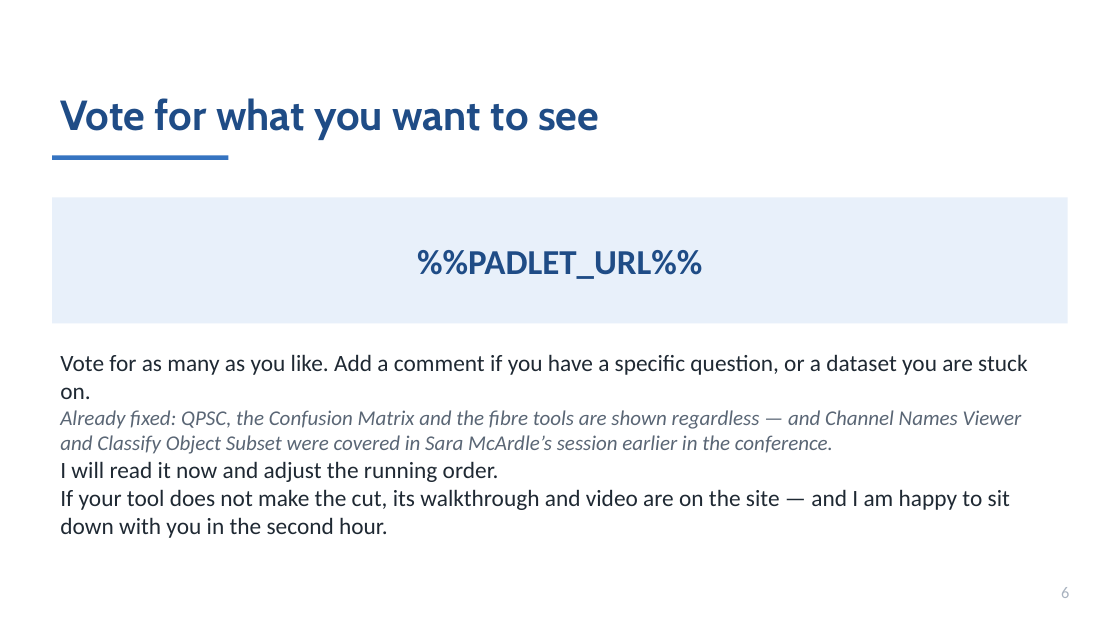
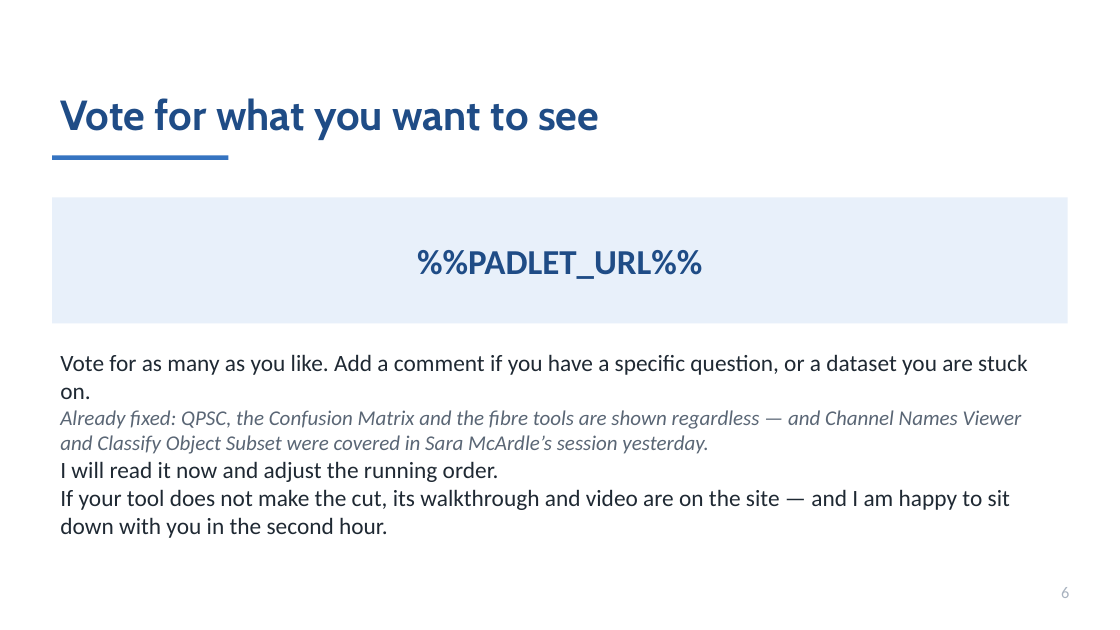
Before and after one commit to MichaelSNelson/BINA-I2K-2026-QuPath-Extensions, a slide deck: slide 6 of I2K_2026_QuPath_Extensions.pptx. Drawn at 1120x630 pixels with LibreOffice and Linux fonts; fonts in the diff are those of the drawing. Boxes give left, top, right and bottom in pixels: in the first picture for what was removed or moved away, otherwise in the second. Text is boxed around its words. In the diff, an @@ line names an element or a change of style, - is before the commit and + after.

```diff
--- a/I2K_2026_QuPath_Extensions.pptx
+++ b/I2K_2026_QuPath_Extensions.pptx
@@ text at [60, 354, 1027, 538]: text changed @@
-Vote for as many as you like. Add a comment if you have a specific question, or a dataset you are stuck on.
-Already fixed: QPSC, the Confusion Matrix and the fibre tools are shown regardless — and Channel Names Viewer and Classify Object Subset were covered in Sara McArdle’s session earlier in the conference.
-I will read it now and adjust the running order.
-If your tool does not make the cut, its walkthrough and video are on the site — and I am happy to sit down with you in the second hour.
+Vote for as many as you like. Add a comment if you have a specific question, or a dataset you are stuck on.
+Already fixed: QPSC, the Confusion Matrix and the fibre tools are shown regardless — and Channel Names Viewer and Classify Object Subset were covered in Sara McArdle’s session yesterday.
+I will read it now and adjust the running order.
+If your tool does not make the cut, its walkthrough and video are on the site — and I am happy to sit down with you in the second hour.
```
Also in this commit, not shown: 3 other slides changed, 8 other files.
